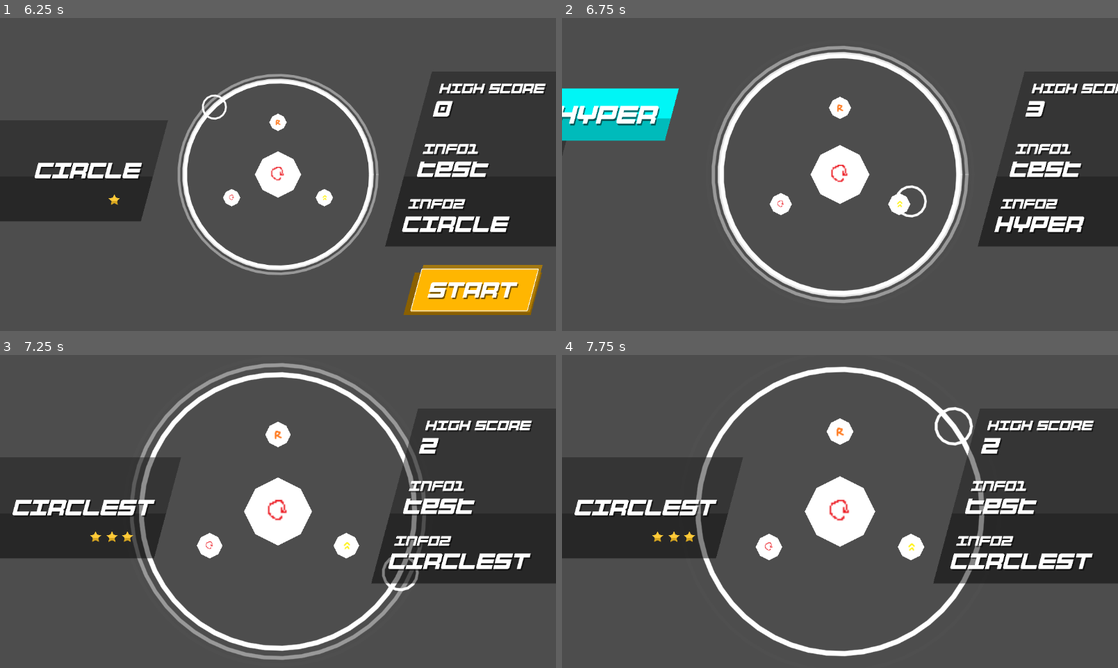
Above: before the commit, frames 1-4 (two rows, left to right).
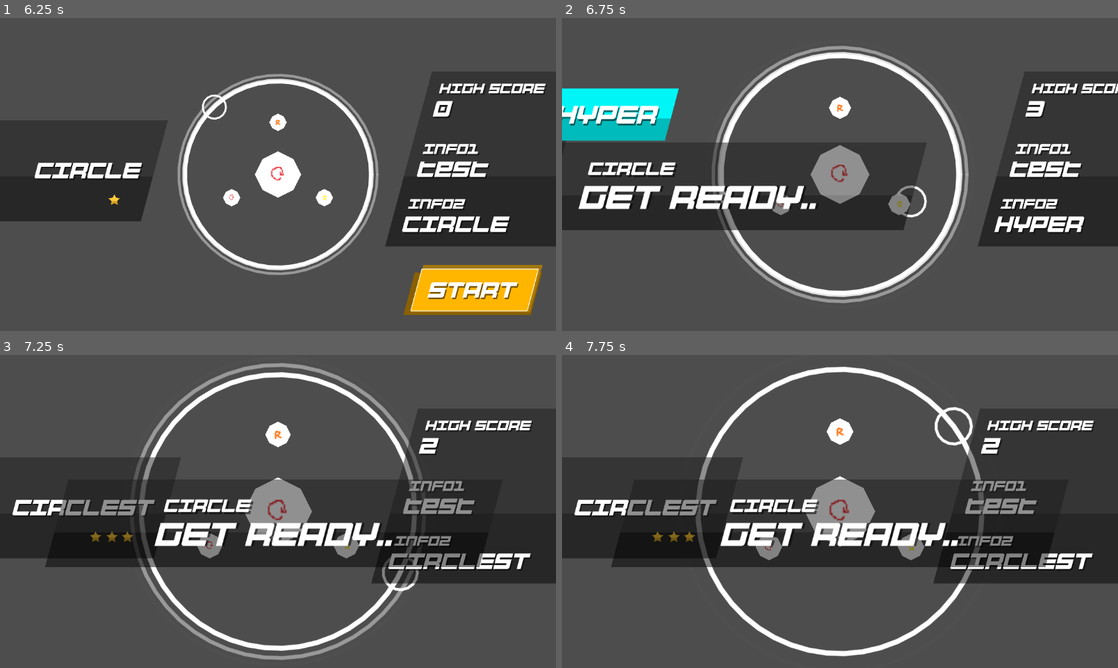
Above: after the commit, the same moments.

Repository: jokw1228/Slay_The_Circle
Game: Godot game, scene res://scenes/rooms/RoomLogo/RoomLogo.tscn
The game is run twice, just before and just after one commit, with the same random seed, the same clock (stepped at 60 frames per second) and the same inputs. Sound files missing from this copy of the repository are replaced by a short silence.
Inputs (mouse positions are in pixels of both pictures, inside the frame that each line leads up to):
- Up to frame 1 (6.25 s): tap Enter at 0.5, 2, 3.5 s; move the mouse to (400, 158) at 0.52 s; click (400, 158) at 0.67 s; tap Space at 1.25, 2.75, 4.25 s; move the mouse to (166, 190) at 1.27 s; click (166, 190) at 1.42 s; move the mouse to (333, 105) at 2.02 s; click (333, 105) at 2.17 s; move the mouse to (250, 237) at 2.77 s; click (250, 237) at 2.92 s; move the mouse to (444, 221) at 3.52 s; click (444, 221) at 3.67 s; move the mouse to (111, 127) at 4.27 s; click (111, 127) at 4.42 s; move the mouse to (305, 174) at 5.02 s; click (305, 174) at 5.17 s; move the mouse to (194, 96) at 5.77 s; click (194, 96) at 5.92 s
- Up to frame 2 (6.75 s): click (1023, 290) at 6.5 s
- Up to frame 3 (7.25 s): no input
- Up to frame 4 (7.75 s): move the mouse to (962, 495) at 7.27 s; click (962, 495) at 7.42 s

Frame 1 is identical in both runs. In frame 2, 10% of the frame differs, in the area x 0-64%, y 39-68%; in frame 3, 10%, in the area x 8-87%, y 39-68%; in frame 4, 9.9%.

Commit message:
start-transtion: 텍스트 추가

Diff:
--- a/scenes/playingfield/PlayingFieldUI.gd
+++ b/scenes/playingfield/PlayingFieldUI.gd
@@ -30,7 +30,7 @@
 	# 게임 시작 시 화면 위쪽 끝에서 점수 창 내려오는 효과
 	# 일관성을 위해 close_Playing_and_open_Stopped에도 사라지는 애니메이션 추가 가능.
 	# BEST랑 TIME 간 내려 오는 시간에 약간의 차이 두어 좀 더 디테일하게 만들고 싶었으나
-	# conflict가 두려워 다음 기회에..
+	# merge 복잡할 것 같아 일단 보류.
 	Playing_node.visible = false # 이미 visible일 경우 애니메이션 전에 보이는 것 방지
 	await get_tree().create_timer(0.7).timeout
 	Playing_node.visible = true
--- a/scenes/rooms/RoomMenu/RoomMenu.gd
+++ b/scenes/rooms/RoomMenu/RoomMenu.gd
@@ -6,13 +6,18 @@
 @export var playing_field: PlayingField
 @export var ui_container_left: Control
 @export var ui_container_right: Control
+@export var ui_container_ready: Node2D
 @export var camera: Camera2D
 @export var reverb_effect_timer: Timer
+
+@export var ui_ready_title: Label
+@export var ui_ready_title_shadow: Label
 
 @export var scene_stage: PackedScene
 @export var scene_hyper: PackedScene
 @export var scene_info: PackedScene
 @export var scene_start: PackedScene
+
 
 # The index of the stage currently selected in the menu window
 # -1: not selected any stage
@@ -31,9 +36,30 @@
 
 func start_stage(): # A signal is connected by the select button.
 	var x: Vector2 = Vector2(0, 0)
-	if stage_index % 3 == 0: x = Vector2(0, -144) # Circle / HyperCircle
-	if stage_index % 3 == 1: x = Vector2(-128, 64) # Circler / HyperCircler
-	if stage_index % 3 == 2: x = Vector2(128, 64) # Circlest / HyperCirclest
+	if stage_index == 0:
+		ui_ready_title.text = "CIRCLE"
+		ui_ready_title_shadow.text = "CIRCLE"
+		x = Vector2(0, -144)
+	if stage_index == 3:
+		ui_ready_title.text = "HYPER CIRCLE"
+		ui_ready_title_shadow.text = "HYPER CIRCLE"
+		x = Vector2(0, -144)
+	if stage_index == 1:
+		ui_ready_title.text = "CIRCLER"
+		ui_ready_title_shadow.text = "CIRCLER"
+		x = Vector2(-128, 64)
+	if stage_index == 4:
+		ui_ready_title.text = "HYPER CIRCLER"
+		ui_ready_title_shadow.text = "HYPER CIRCLER"
+		x = Vector2(-128, 64)
+	if stage_index == 2:
+		ui_ready_title.text = "CIRCLEST"
+		ui_ready_title_shadow.text = "CIRCLEST"
+		x = Vector2(128, 64)
+	if stage_index == 5:
+		ui_ready_title.text = "HYPER CIRCLEST"
+		ui_ready_title_shadow.text = "HYPER CIRCLEST"
+		x = Vector2(128, 64)
 
 	reverb_effect_timer.stop()
 
@@ -47,13 +73,17 @@
 	# zoom in
 	var tween_playing_field: Tween = get_tween().set_trans(Tween.TRANS_CIRC)
 	tween_playing_field.tween_property(camera, "zoom", Vector2(1.15, 1.15), 1.25)
-	var tween_camera: Tween = get_tween().set_parallel()
+	var tween_ready: Tween = get_tween()
+	tween_ready.tween_property(ui_container_ready, "position", Vector2(150, 258), 1)
+	#var tween_camera: Tween = get_tween().set_parallel()
 	#tween_camera.tween_property(camera, "position", x, 0.4)
 
 	# zoom out
 	await tween_playing_field.finished
 	var tween_playing_field1: Tween = get_tween().set_ease(Tween.EASE_IN)
 	tween_playing_field1.tween_property(camera, "zoom", Vector2(1, 1), 0.3)
+	var tween_ready1: Tween = get_tween().set_ease(Tween.EASE_IN)
+	tween_ready1.tween_property(ui_container_ready, "position", Vector2(1200, 258), 0.3)
 	var tween_camera1: Tween = get_tween().set_ease(Tween.EASE_IN)
 	tween_camera1.tween_property(camera, "position", Vector2(0, 0), 0.3)
 
--- a/scenes/rooms/RoomMenu/RoomMenu.tscn
+++ b/scenes/rooms/RoomMenu/RoomMenu.tscn
@@ -13,15 +13,19 @@
 [ext_resource type="PackedScene" uid="uid://cim7x10xeo4n5" path="res://scenes/rooms/RoomMenu/PanelHyper.tscn" id="11_cx8um"]
 [ext_resource type="PackedScene" uid="uid://c7vq8qehb54d1" path="res://scenes/rooms/RoomMenu/PanelInfo.tscn" id="12_w1m2y"]
 [ext_resource type="PackedScene" uid="uid://dp0cdsfw5ylxj" path="res://scenes/rooms/RoomMenu/StartButton.tscn" id="13_yxsra"]
+[ext_resource type="FontFile" uid="uid://bn71j2rajnbrn" path="res://fonts/bump-it-up.ttf" id="14_5xl3y"]
 
-[node name="RoomMenu" type="Node2D" node_paths=PackedStringArray("playing_field", "ui_container_left", "ui_container_right", "camera", "reverb_effect_timer")]
+[node name="RoomMenu" type="Node2D" node_paths=PackedStringArray("playing_field", "ui_container_left", "ui_container_right", "ui_container_ready", "camera", "reverb_effect_timer", "ui_ready_title", "ui_ready_title_shadow")]
 script = ExtResource("1_sshbl")
 room_to_go = Array[PackedScene]([ExtResource("2_2e64d"), ExtResource("3_yvois"), ExtResource("4_2514v"), ExtResource("5_ysv52"), ExtResource("6_0nfbl"), ExtResource("7_3e2ok")])
 playing_field = NodePath("PlayingField")
 ui_container_left = NodePath("UIContainer/UILeft")
 ui_container_right = NodePath("UIContainer/UIRight")
+ui_container_ready = NodePath("UIContainer/UIReady")
 camera = NodePath("PlayingField/PlayingFieldCamera")
 reverb_effect_timer = NodePath("PlayingField/CircleField/ReverbEffectTimer")
+ui_ready_title = NodePath("UIContainer/UIReady/Text/Title")
+ui_ready_title_shadow = NodePath("UIContainer/UIReady/Text/TitleShadow")
 scene_stage = ExtResource("10_a51qt")
 scene_hyper = ExtResource("11_cx8um")
 scene_info = ExtResource("12_w1m2y")
@@ -61,5 +65,79 @@
 grow_horizontal = 0
 grow_vertical = 2
 
+[node name="UIReady" type="Node2D" parent="UIContainer"]
+position = Vector2(-900, 258)
+scale = Vector2(0.75, 0.75)
+skew = 0.261799
+
+[node name="Highlight" type="ColorRect" parent="UIContainer/UIReady"]
+anchors_preset = 15
+anchor_right = 1.0
+anchor_bottom = 1.0
+offset_right = 1200.0
+offset_bottom = 150.0
+grow_horizontal = 2
+grow_vertical = 2
+color = Color(0.11, 0.11, 0.11, 0.490196)
+metadata/_edit_use_anchors_ = true
+
+[node name="Shadow" type="ColorRect" parent="UIContainer/UIReady"]
+anchors_preset = 15
+anchor_right = 1.0
+anchor_bottom = 1.0
+offset_top = 150.0
+offset_right = 1200.0
+offset_bottom = 250.0
+grow_horizontal = 2
+grow_vertical = 2
+color = Color(0, 0, 0, 0.490196)
+metadata/_edit_use_anchors_ = true
+
+[node name="Text" type="Node2D" parent="UIContainer/UIReady"]
+position = Vector2(285.671, 51.68)
+
+[node name="TitleShadow" type="Label" parent="UIContainer/UIReady/Text"]
+offset_left = 8.09395
+offset_top = 6.2121
+offset_right = 783.274
+offset_bottom = 102.212
+theme_override_colors/font_color = Color(0, 0, 0, 0.545098)
+theme_override_fonts/font = ExtResource("14_5xl3y")
+theme_override_font_sizes/font_size = 36
+text = "HYPER CIRCLEST
+"
+metadata/_edit_use_anchors_ = true
+
+[node name="Title" type="Label" parent="UIContainer/UIReady/Text"]
+offset_left = 0.610977
+offset_top = 9.37058e-05
+offset_right = 775.791
+offset_bottom = 96.0001
+theme_override_fonts/font = ExtResource("14_5xl3y")
+theme_override_font_sizes/font_size = 36
+text = "HYPER CIRCLEST"
+metadata/_edit_use_anchors_ = true
+
+[node name="ReadyShadow" type="Label" parent="UIContainer/UIReady/Text"]
+offset_left = 8.09395
+offset_top = 63.24
+offset_right = 783.274
+offset_bottom = 159.24
+theme_override_colors/font_color = Color(0, 0, 0, 0.545098)
+theme_override_fonts/font = ExtResource("14_5xl3y")
+theme_override_font_sizes/font_size = 66
+text = "GET READY.."
+metadata/_edit_use_anchors_ = true
+
+[node name="Ready" type="Label" parent="UIContainer/UIReady/Text"]
+offset_left = 0.610977
+offset_top = 63.24
+offset_right = 775.791
+offset_bottom = 159.24
+theme_override_fonts/font = ExtResource("14_5xl3y")
+theme_override_font_sizes/font_size = 66
+text = "GET READY.."
+metadata/_edit_use_anchors_ = true
+
 [editable path="PlayingField"]
 [editable path="PlayingField/CircleField"]
Not shown: 1 places in scenes/rooms/RoomMenu/RoomMenu.tscn that only renumber resources
